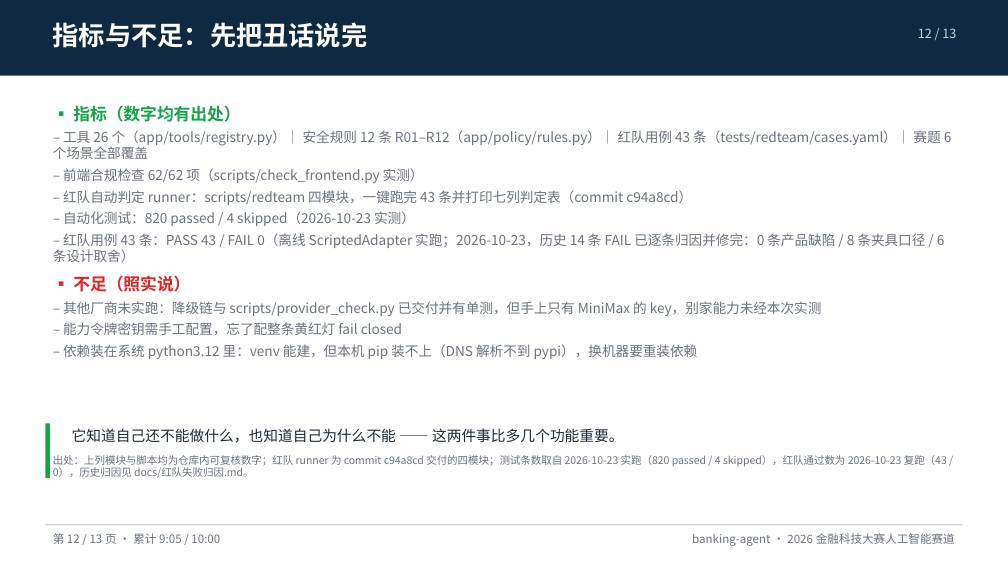
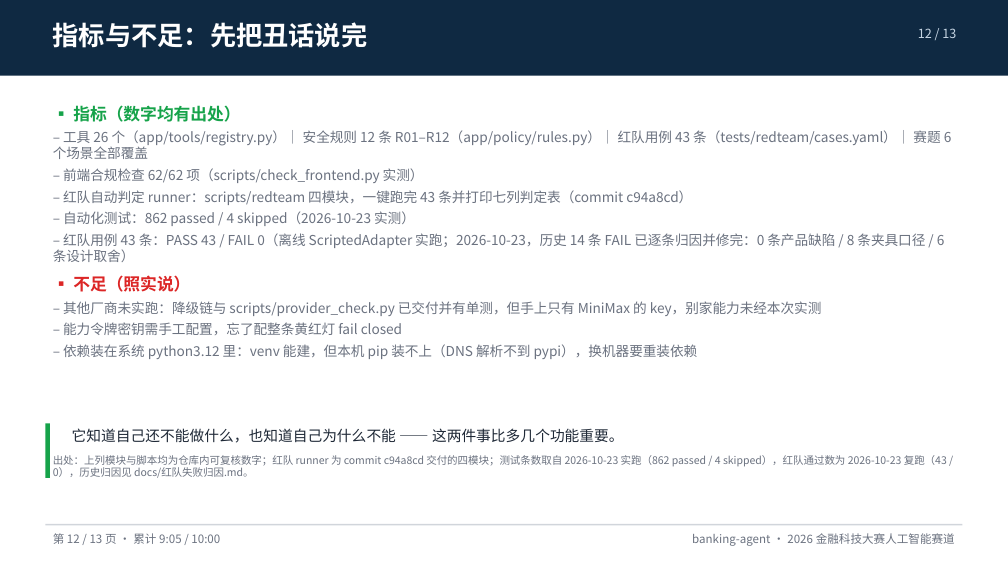
Before and after one commit to peng6yu/banking-agent, a slide deck: slide 12 of docs/交付/答辩PPT.pptx. Drawn at 1008x567 pixels with LibreOffice and Linux fonts; fonts in the diff are those of the drawing. Boxes give left, top, right and bottom in pixels: in the first picture for what was removed or moved away, otherwise in the second. Text is boxed around its words. In the diff, an @@ line names an element or a change of style, - is before the commit and + after.

Commit message:
docs: 已知限制逐条改为已解决，补 Ollama 双厂商实证与数字同步
README 第 1/3/4/5/6/7 条重写为已解决+怎么用+回归测试；docs/模型配置说明 增 §13 本地 Ollama；docs/02/04/05/09 登记 clarify 契约与新环境变量；测试条数全仓同步 862 passed / 4 skipped；Makefile 增 venv 目标；PROGRESS 追加 v1.6.1；PPT 重新生成。

```diff
--- a/docs/交付/答辩PPT.pptx
+++ b/docs/交付/答辩PPT.pptx
@@ text at [63,211,415,226]: text changed @@
-– 自动化测试：820 passed / 4 skipped（2026-10-23 实测）
+– 自动化测试：862 passed / 4 skipped（2026-10-23 实测）
@@ text at [53,455,947,478]: text changed @@
-出处：上列模块与脚本均为仓库内可复核数字；红队 runner 为 commit c94a8cd 交付的四模块；测试条数取自 2026-10-23 实跑（820 passed / 4 skipped），红队通过数为 2026-10-23 复跑（43 / 0），历史归因见 docs/红队失败归因.md。
+出处：上列模块与脚本均为仓库内可复核数字；红队 runner 为 commit c94a8cd 交付的四模块；测试条数取自 2026-10-23 实跑（862 passed / 4 skipped），红队通过数为 2026-10-23 复跑（43 / 0），历史归因见 docs/红队失败归因.md。
```
Also in this commit, not shown: 1 other slide changed, 16 other files.
